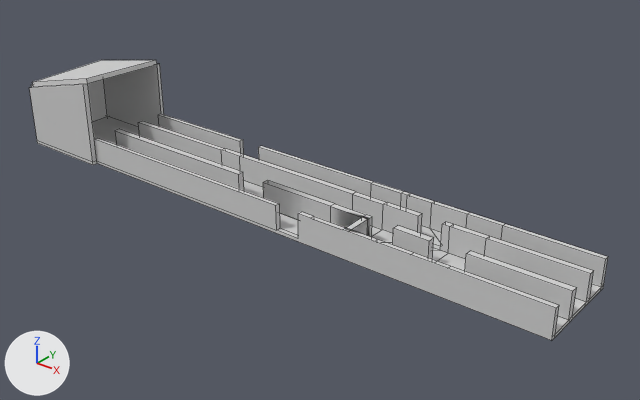
The OBJ model assets/maze.obj: old version first, new version second.
Before and after are seen from a 50 mm lens placed at (35.2, -100.0, 61.6), pointed at (-44.1, -0.9, 0.2). Lighting does not change. The marker at lower left points along +X, +Y and +Z. Mesh edges are drawn as thin lines. Where no turn or scale is listed for an object, it has been applied to the vertices.
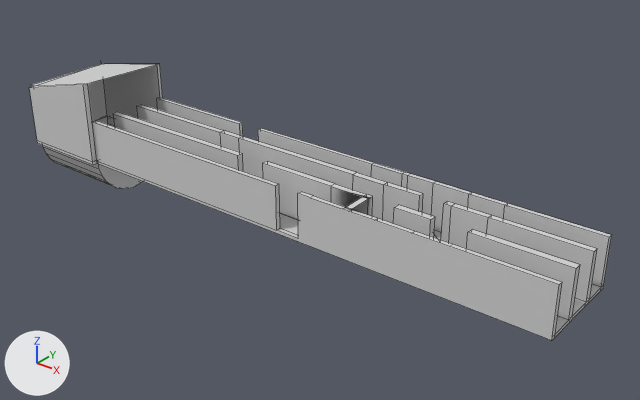
Diff of the bpy script that builds the scene:
```diff
--- a/assets/maze.obj.py
+++ b/assets/maze.obj.py
@@ me_cube @@
 # used by ob_cube; location = (0.0, 0.0, 0.0)
-me_cube.from_pydata(...)  # 208 vertices, 190 faces, 1 loose edge; spans x -102.5..1.0, y -13.0..4.1, z -1.0..14.6
+me_cube.from_pydata(...)  # 237 vertices, 193 faces, 3 loose edges; spans x -102.5..1.0, y -13.0..4.1, z -8.3..13.8
+# me_cube part 1: a new loose piece of 34 vertices spanning x -101.8..-85.5, y -12.1..3.5, z -8.3..-0.5, in mat_material (light grey #d1d1d1)
+# me_cube part 2
+# 5 vertices are removed from x -102.5..-85.7, y -12.1..3.5, z -1.0..14.6
+# 20 faces are deleted
+# 60 vertices in x -85.7..1.0, y -12.1..-1.0, z 3.7..3.8 move by (0.0, 0.0, 3.2)
+# 20 vertices in x -85.6..1.0, y 2.7..3.5, z 3.8 move by (0.0, 0.0, 3.3)
+# 4 vertices in x -101.8, y -12.1..3.5, z 9.8..10.2 move by (0.0, 0.0, 0.1)
+# 2 loose edges are added
+# 5 new faces join them
 me_cube.materials.append(mat_material)
```

Where the change shows, as pixel boxes (x1, y1, x2, y2) in the pictures (640 x 400 px):
'Cube', reshaped: before (29, 60, 608, 340); after (29, 64, 612, 340)
part 1 of me_cube, added: after (43, 117, 143, 189)
part 2 of me_cube, cut back: before (31, 60, 608, 328); after (31, 64, 612, 328)
